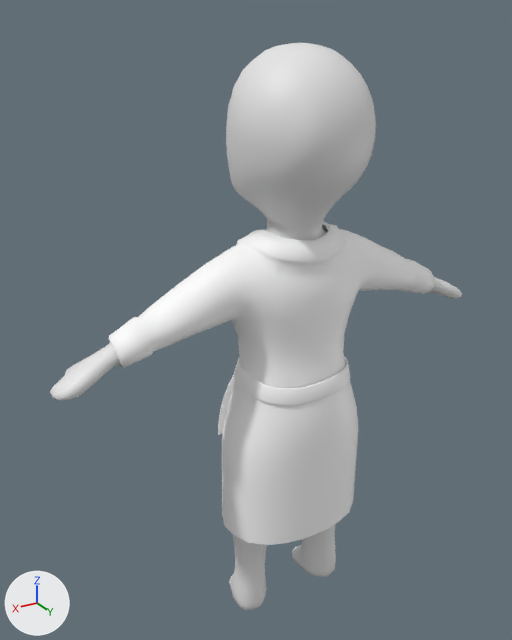
Two versions of the FBX model Jam2019/Assets/Arts/Models/Characters/Female_Detective.fbx, one commit apart.
Camera for both pictures: a camera (50 mm lens) standing at (0.961, 1.428, 1.632) and looking at (0.061, -0.072, 0.882). The axes (+X, +Y, +Z) are drawn at lower left. The lights are the same throughout.

The first picture shows 'F_Body', 'Trench_coat'.
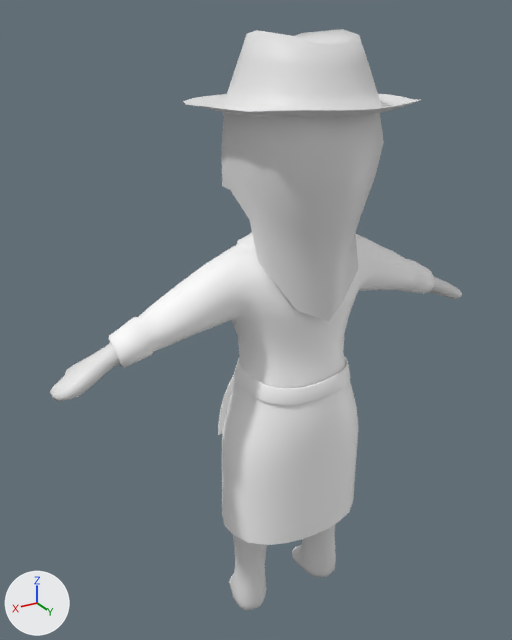
Edits to the scene script, one JSON object a line:
```json
{"op": "add", "block": "mat_straighthair", "code": ["mat_straighthair = principled_material('StraightHair')", "mat_straighthair.base_color = (0.8, 0.8, 0.8)  # white #e7e7e7"]}
{"op": "add", "block": "mat_fedorahat", "code": ["mat_fedorahat = principled_material('FedoraHat')", "mat_fedorahat.base_color = (0.8, 0.8, 0.8)  # white #e7e7e7"]}
{"op": "add", "block": "me_plane_001", "code": ["me_plane_001 = bpy.data.meshes.new('Plane.001')", "me_plane_001.from_pydata(...)  # 73 vertices, 56 faces; spans x -0.173..0.173, y -0.132..0.214, z 0.953..1.459", "me_plane_001.materials.append(mat_straighthair)  # white #e7e7e7"]}
{"op": "add", "block": "me_plane", "code": ["me_plane = bpy.data.meshes.new('Plane')", "me_plane.from_pydata(...)  # 121 vertices, 108 faces; spans x -0.248..0.248, y -0.267..0.276, z 1.438..1.603", "me_plane.materials.append(mat_fedorahat)  # white #e7e7e7"]}
{"op": "add", "block": "ob_strighthair", "code": ["ob_strighthair = bpy.data.objects.new('StrightHair', me_plane_001)", "ob_strighthair.location = (0.0, 0.0, 0.0)"]}
{"op": "add", "block": "ob_fedora", "code": ["ob_fedora = bpy.data.objects.new('Fedora', me_plane)", "ob_fedora.location = (0.0, 0.0, 0.0)"]}
```

Boxes [x1, y1, x2, y2] around the edits, measured in the pictures (512 x 640 px):
```json
{"object": "StrightHair", "change": "added", "after": [221, 112, 384, 322]}
{"object": "Fedora", "change": "added", "after": [183, 29, 420, 117]}
{"object": "F_Body", "change": "unchanged, covered by the edit", "before": [50, 43, 462, 611], "after": [50, 277, 462, 611]}
```
